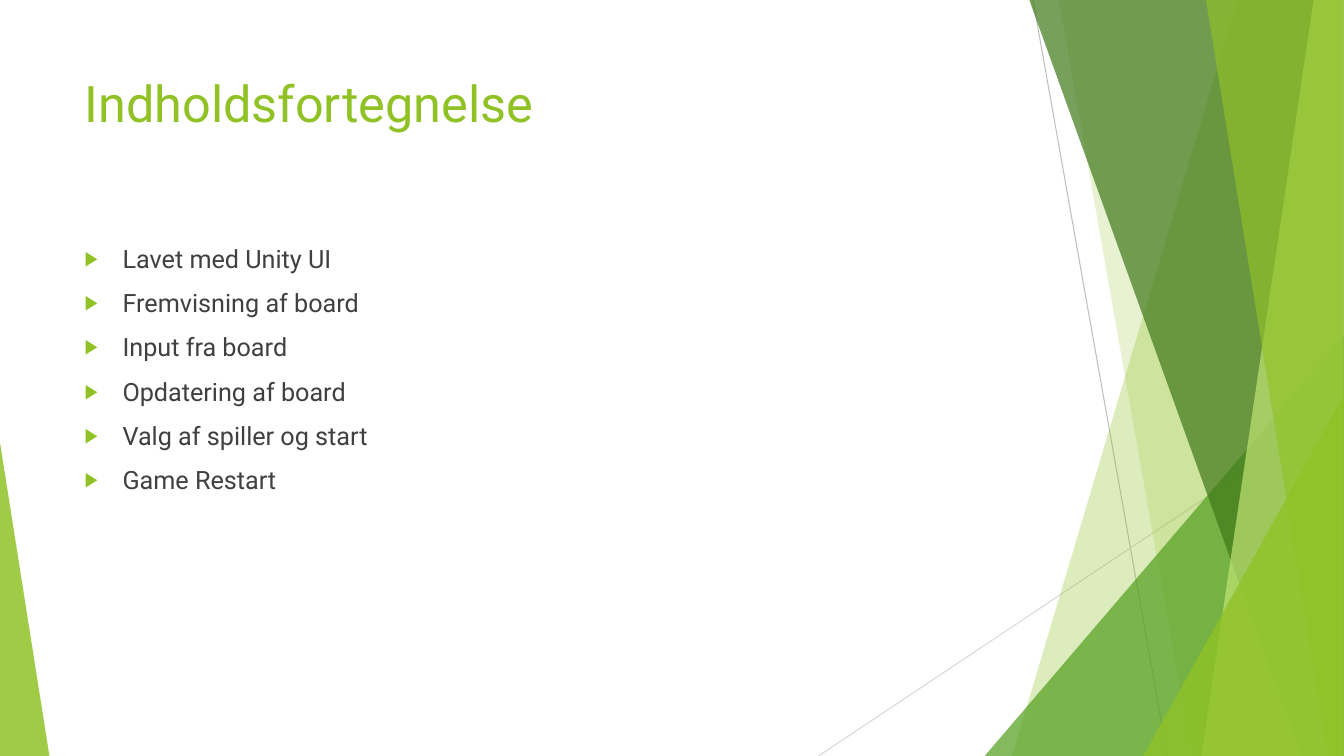
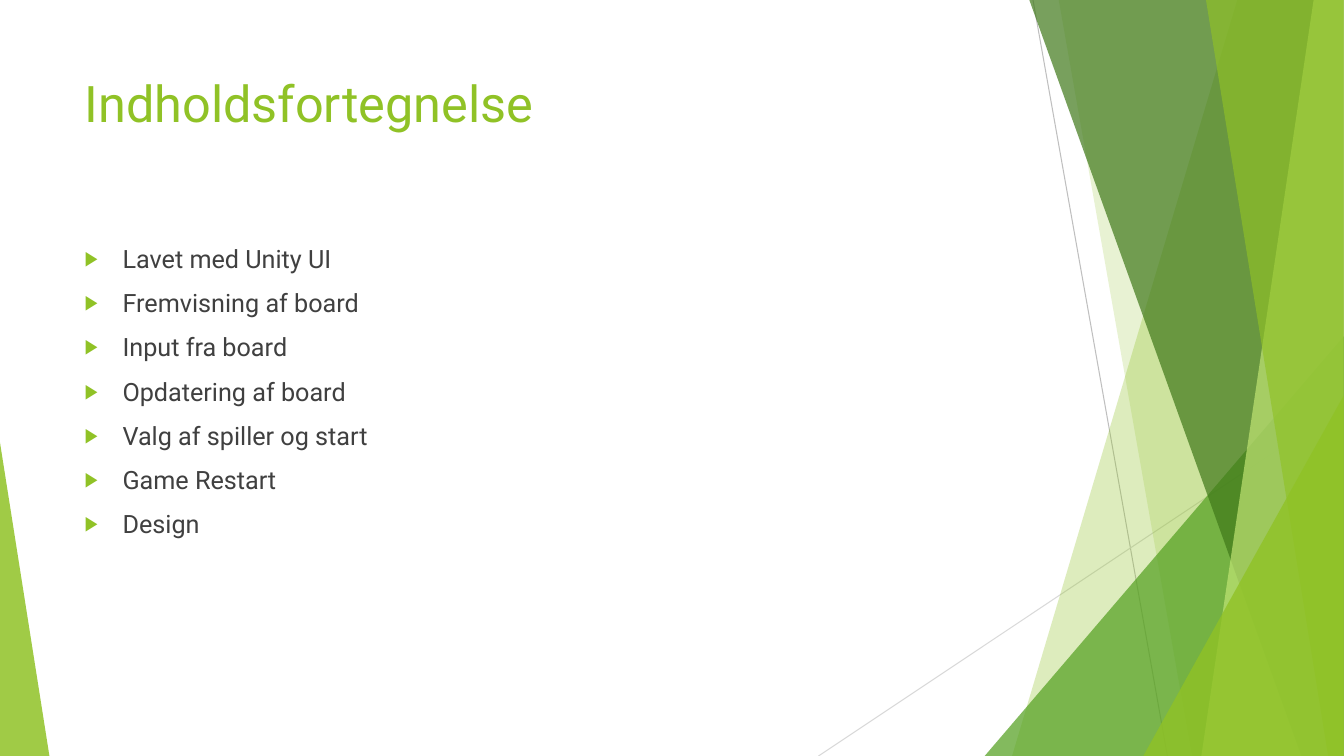
Before and after one commit to UffeThorsen/ZBC-ProgB-18-20-TicTacToe, a slide deck: slide 2 of notes/Tic Tac Toe GUI.pptx. Drawn at 1344x756 pixels with LibreOffice and Linux fonts; fonts in the diff are those of the drawing. Boxes give left, top, right and bottom in pixels: in the first picture for what was removed or moved away, otherwise in the second. Text is boxed around its words. In the diff, an @@ line names an element or a change of style, - is before the commit and + after.

```diff
--- a/notes/Tic Tac Toe GUI.pptx
+++ b/notes/Tic Tac Toe GUI.pptx
@@ text at box(123, 515, 200, 539): paragraph added @@
+▶ Design
```
Also in this commit, not shown: 4 other slides changed, 1 slide added.
